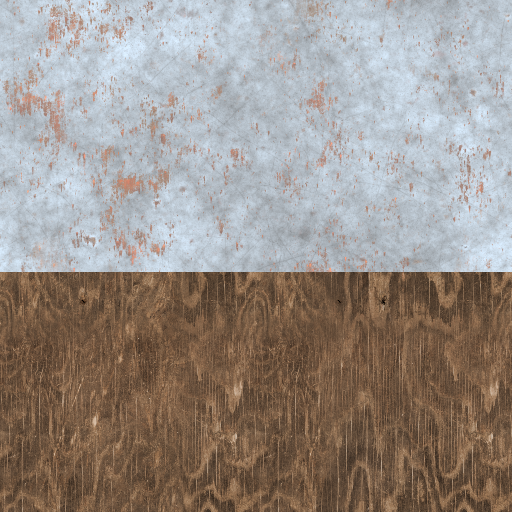
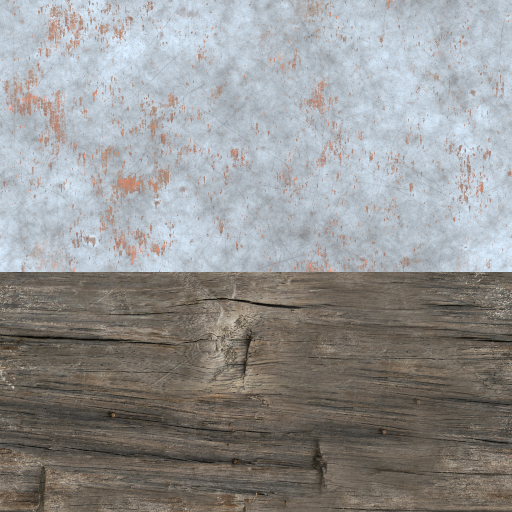
Before/after of a 512 x 512 layered artwork. What changed in the layer stack:
renamed "wood copy" to "rough_wood_Diff_1k.png copy", painted on it over [0, 272, 512, 512]
